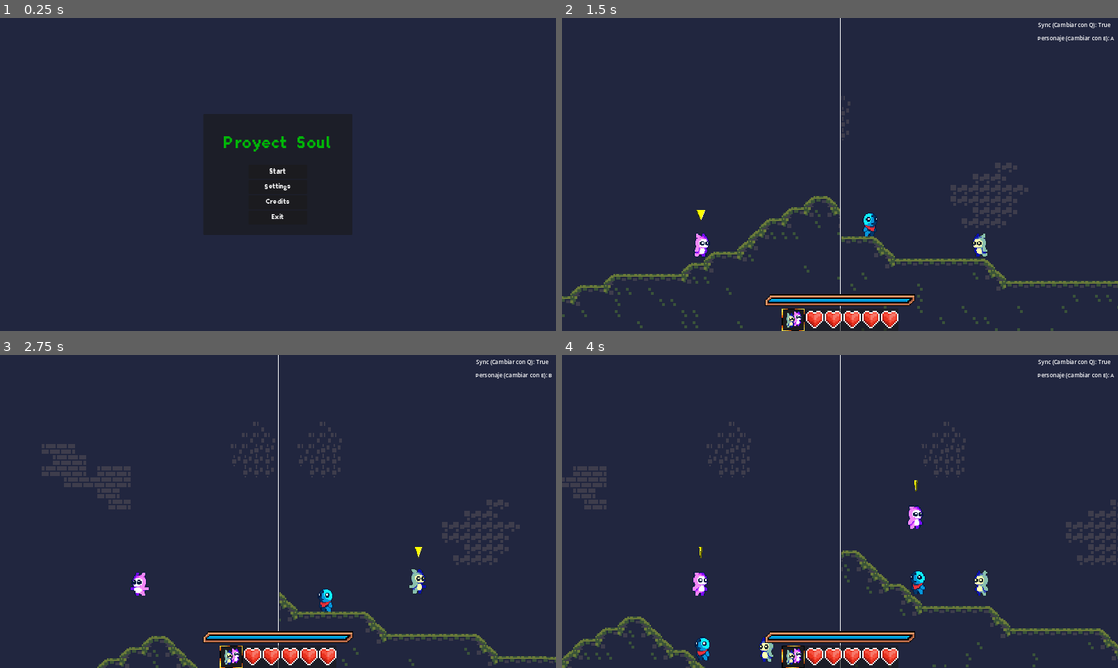
Above: before the commit, frames 1-4 (two rows, left to right).
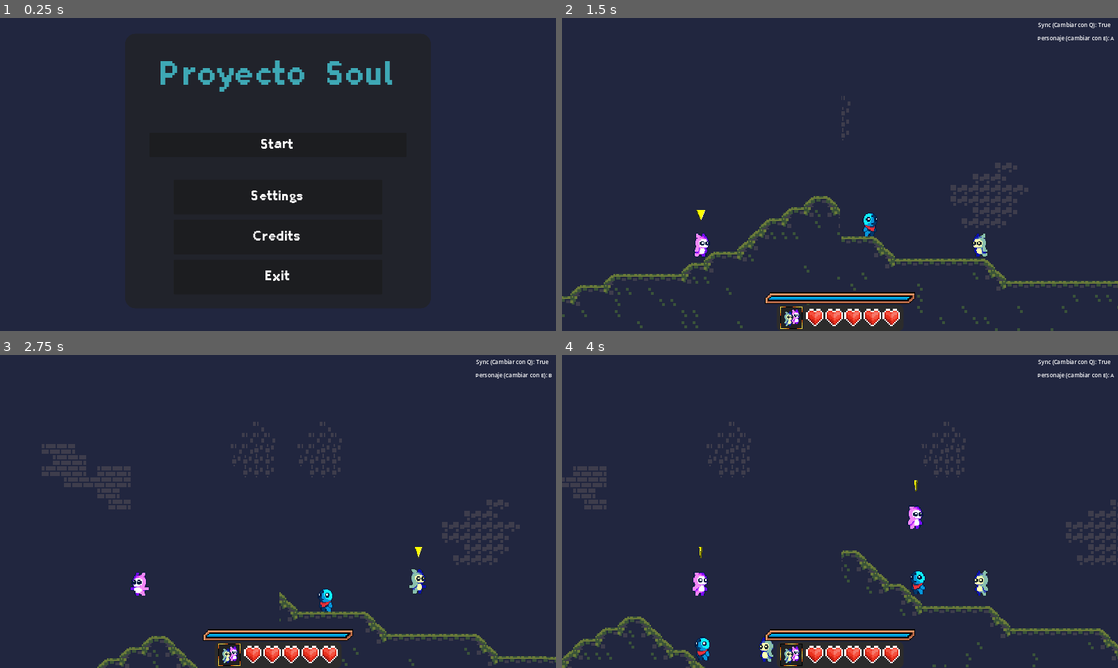
Above: after the commit, the same moments.

Repository: diego5714/ProyectoSoul
Game: Godot game, scene res://Scenes/MainMenu.tscn
Two runs of this game, one before a commit and one after it. Both use one fixed random seed, a clock stepped at 60 frames per second and the inputs below.
Inputs:
- Up to frame 1 (0.25 s): no input
- Up to frame 2 (1.5 s): click "Start" at 0.5 s; hold D (derecha) from 1.28 s (still down); tap Q (desync) at 1.35 s
- Up to frame 3 (2.75 s): keep holding D (derecha); tap Space (saltar) at 1.52, 2.27 s; tap E (select_player) at 2.1 s
- Up to frame 4 (4 s): release D (derecha) at 2.78 s; hold A (izquierda) 2.78-3.53 s; tap Q (desync) at 2.85 s; hold D (derecha) from 3.53 s (still down); tap E (select_player) at 3.6 s; tap Space (saltar) at 3.77 s

The runs differ from the first frame. In frame 1, 12% of the frame differs, in the area x 26-74%, y 13-89%; in frame 2, 2.1%; in frame 3, 2.1%; in frame 4, 2.1%.

Commit message:
Modificacion inicial del menu principal

Diff:
--- a/Resources/LabelButton.tres
+++ b/Resources/LabelButton.tres
@@ -1,4 +1,4 @@
 [gd_resource type="LabelSettings" format=3 uid="uid://bcyhc3q1p31q3"]
 
 [resource]
-font_size = 20
+font_size = 40
--- a/Resources/MarginTheme.tres
+++ b/Resources/MarginTheme.tres
@@ -4,9 +4,9 @@
 
 [resource]
 default_font = ExtResource("1_d0sij")
-Label/font_sizes/font_size = 20
+Label/font_sizes/font_size = 50
 Label/fonts/font = ExtResource("1_d0sij")
-MarginContainer/constants/margin_bottom = 30
+MarginContainer/constants/margin_bottom = 50
 MarginContainer/constants/margin_left = 30
 MarginContainer/constants/margin_right = 30
 MarginContainer/constants/margin_top = 30
--- a/Scenes/MainMenu.tscn
+++ b/Scenes/MainMenu.tscn
@@ -6,10 +6,23 @@
 [ext_resource type="LabelSettings" uid="uid://bcyhc3q1p31q3" path="res://Resources/LabelButton.tres" id="4_t30i3"]
 [ext_resource type="AudioStream" uid="uid://dpa26d2wed3ol" path="res://Sound/Excision - Live Wire.mp3" id="5_m1og6"]
 
+[sub_resource type="StyleBoxFlat" id="StyleBoxFlat_wr50a"]
+content_margin_left = 10.0
+content_margin_top = 10.0
+content_margin_right = 10.0
+content_margin_bottom = 10.0
+bg_color = Color(0.129412, 0.129412, 0.129412, 0.666667)
+corner_radius_top_left = 30
+corner_radius_top_right = 30
+corner_radius_bottom_right = 30
+corner_radius_bottom_left = 30
+
+[sub_resource type="Theme" id="Theme_x6xtb"]
+
 [sub_resource type="LabelSettings" id="LabelSettings_7oetb"]
 font = ExtResource("3_r578f")
-font_size = 50
-font_color = Color(0, 0.717647, 0.0313726, 1)
+font_size = 100
+font_color = Color(0.243137, 0.658824, 0.709804, 1)
 
 [node name="MarginContainer" type="MarginContainer"]
 anchors_preset = 15
@@ -17,8 +30,8 @@
 anchor_bottom = 1.0
 grow_horizontal = 2
 grow_vertical = 2
-size_flags_horizontal = 4
-size_flags_vertical = 4
+size_flags_horizontal = 6
+size_flags_vertical = 6
 theme = ExtResource("1_hcko2")
 script = ExtResource("2_hshe7")
 
@@ -26,33 +39,43 @@
 layout_mode = 2
 size_flags_horizontal = 4
 size_flags_vertical = 4
+theme_override_styles/panel = SubResource("StyleBoxFlat_wr50a")
 
 [node name="MarginContainer" type="MarginContainer" parent="PanelContainer"]
 custom_minimum_size = Vector2(300, 0)
 layout_mode = 2
+theme = SubResource("Theme_x6xtb")
+theme_override_constants/margin_left = 30
+theme_override_constants/margin_top = 30
+theme_override_constants/margin_right = 30
+theme_override_constants/margin_bottom = 30
 
 [node name="VBoxContainer" type="VBoxContainer" parent="PanelContainer/MarginContainer"]
 layout_mode = 2
 size_flags_horizontal = 4
+theme_override_constants/separation = 15
 
 [node name="MarginContainer" type="MarginContainer" parent="PanelContainer/MarginContainer/VBoxContainer"]
+custom_minimum_size = Vector2(800, 200)
 layout_mode = 2
+theme_override_constants/margin_left = 30
+theme_override_constants/margin_top = 30
+theme_override_constants/margin_right = 30
+theme_override_constants/margin_bottom = 30
 
 [node name="Title" type="Label" parent="PanelContainer/MarginContainer/VBoxContainer/MarginContainer"]
-texture_filter = 1
+texture_filter = 5
 layout_mode = 2
+size_flags_vertical = 1
 theme = ExtResource("1_hcko2")
-theme_type_variation = &"HeaderLarge"
-text = "Proyect Soul"
+theme_override_font_sizes/font_size = 60
+text = "Proyecto Soul"
 label_settings = SubResource("LabelSettings_7oetb")
 horizontal_alignment = 1
 
 [node name="MarginContainer2" type="MarginContainer" parent="PanelContainer/MarginContainer/VBoxContainer"]
+custom_minimum_size = Vector2(600, 150)
 layout_mode = 2
-theme_override_constants/margin_left = 100
-theme_override_constants/margin_top = 0
-theme_override_constants/margin_right = 100
-theme_override_constants/margin_bottom = 0
 
 [node name="Start" type="Button" parent="PanelContainer/MarginContainer/VBoxContainer/MarginContainer2"]
 unique_name_in_owner = true
@@ -73,6 +96,7 @@
 vertical_alignment = 1
 
 [node name="MarginContainer3" type="MarginContainer" parent="PanelContainer/MarginContainer/VBoxContainer"]
+custom_minimum_size = Vector2(400, 100)
 layout_mode = 2
 theme_override_constants/margin_left = 100
 theme_override_constants/margin_top = 0
@@ -97,6 +121,7 @@
 vertical_alignment = 1
 
 [node name="MarginContainer4" type="MarginContainer" parent="PanelContainer/MarginContainer/VBoxContainer"]
+custom_minimum_size = Vector2(400, 100)
 layout_mode = 2
 theme_override_constants/margin_left = 100
 theme_override_constants/margin_top = 0
@@ -121,6 +146,7 @@
 vertical_alignment = 1
 
 [node name="MarginContainer5" type="MarginContainer" parent="PanelContainer/MarginContainer/VBoxContainer"]
+custom_minimum_size = Vector2(400, 100)
 layout_mode = 2
 theme_override_constants/margin_left = 100
 theme_override_constants/margin_top = 0
@@ -141,6 +167,7 @@
 grow_vertical = 2
 text = "Exit
 "
+label_settings = ExtResource("4_t30i3")
 horizontal_alignment = 1
 vertical_alignment = 1
 
--- a/Scenes/hud.tscn
+++ b/Scenes/hud.tscn
@@ -8,6 +8,17 @@
 [ext_resource type="Texture2D" uid="uid://biken7dfo0gn6" path="res://Resources/BarraStamina.tres" id="6_iyret"]
 [ext_resource type="Texture2D" uid="uid://bruvhsjg716ap" path="res://Resources/BarraStaminaInterior.tres" id="7_mmdtg"]
 [ext_resource type="Script" path="res://Scripts/StaminaBar.gd" id="8_myswl"]
+
+[sub_resource type="StyleBoxFlat" id="StyleBoxFlat_8usy5"]
+content_margin_left = 10.0
+content_margin_top = 5.0
+content_margin_right = 10.0
+content_margin_bottom = 5.0
+bg_color = Color(0.172833, 0.172833, 0.172833, 1)
+corner_radius_top_left = 15
+corner_radius_top_right = 15
+corner_radius_bottom_right = 15
+corner_radius_bottom_left = 15
 
 [sub_resource type="AtlasTexture" id="AtlasTexture_xyaa3"]
 atlas = ExtResource("3_op0ct")
@@ -83,9 +94,11 @@
 offset_right = 20.0
 grow_horizontal = 2
 grow_vertical = 0
+theme_override_styles/panel = SubResource("StyleBoxFlat_8usy5")
 
 [node name="HBoxContainer" type="HBoxContainer" parent="PanelContainer"]
 layout_mode = 2
+theme_override_constants/separation = 10
 
 [node name="Personajes" type="Panel" parent="PanelContainer/HBoxContainer"]
 custom_minimum_size = Vector2(65, 65)
@@ -127,7 +140,9 @@
 [node name="Vida" type="HBoxContainer" parent="PanelContainer/HBoxContainer"]
 custom_minimum_size = Vector2(100, 50)
 layout_mode = 2
+size_flags_horizontal = 4
 size_flags_vertical = 4
+theme_override_constants/separation = 5
 
 [node name="Corazon1" type="TextureRect" parent="PanelContainer/HBoxContainer/Vida"]
 layout_mode = 2
@@ -167,7 +182,7 @@
 grow_horizontal = 2
 grow_vertical = 0
 scale = Vector2(3, 3)
-pivot_offset = Vector2(72, 47)
+pivot_offset = Vector2(72, 50)
 
 [node name="StaminaBar" type="TextureProgressBar" parent="MarginContainer"]
 custom_minimum_size = Vector2(144, 11)
--- a/Scenes/main.tscn
+++ b/Scenes/main.tscn
@@ -11,9 +11,13 @@
 NivelCargado = ExtResource("2_77yb7")
 
 [node name="ColorRect" type="ColorRect" parent="."]
-offset_left = 800.0
-offset_right = 802.0
+anchors_preset = 5
+anchor_left = 0.5
+anchor_right = 0.5
+offset_left = -1.0
+offset_right = 1.0
 offset_bottom = 2000.0
+grow_horizontal = 2
 
 [node name="HBoxContainer" type="HBoxContainer" parent="."]
 anchors_preset = 15
Not shown: 1 places in Scenes/MainMenu.tscn that only renumber resources
Not shown: 1 places in Scenes/hud.tscn that only renumber resources
